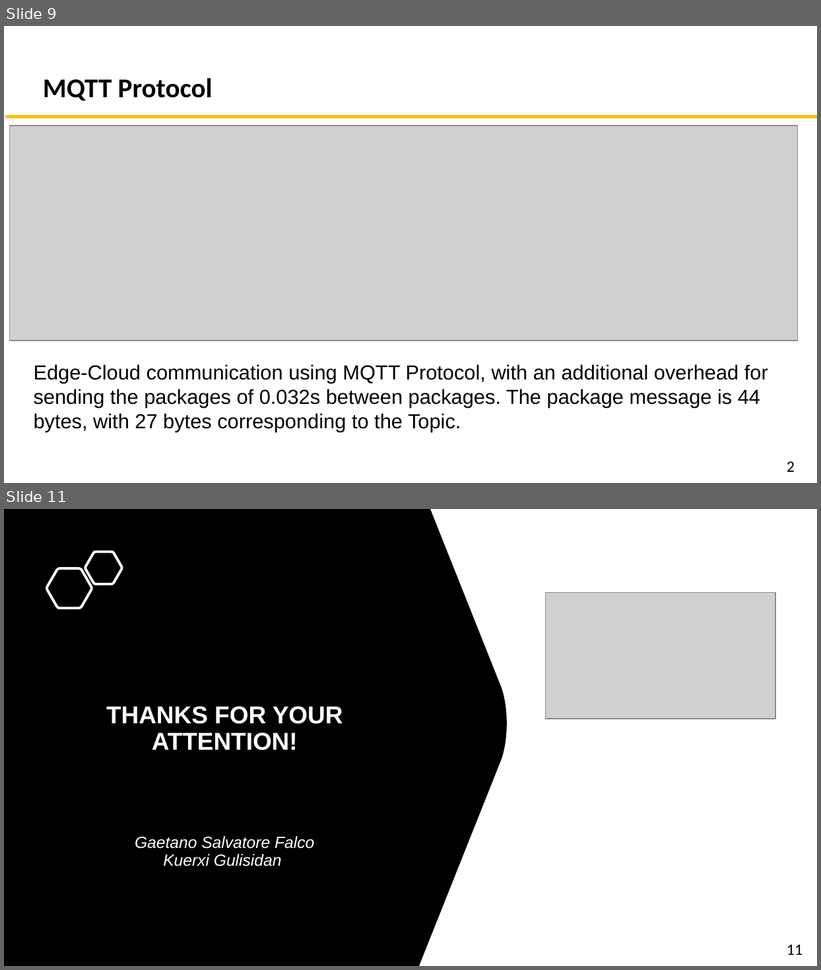
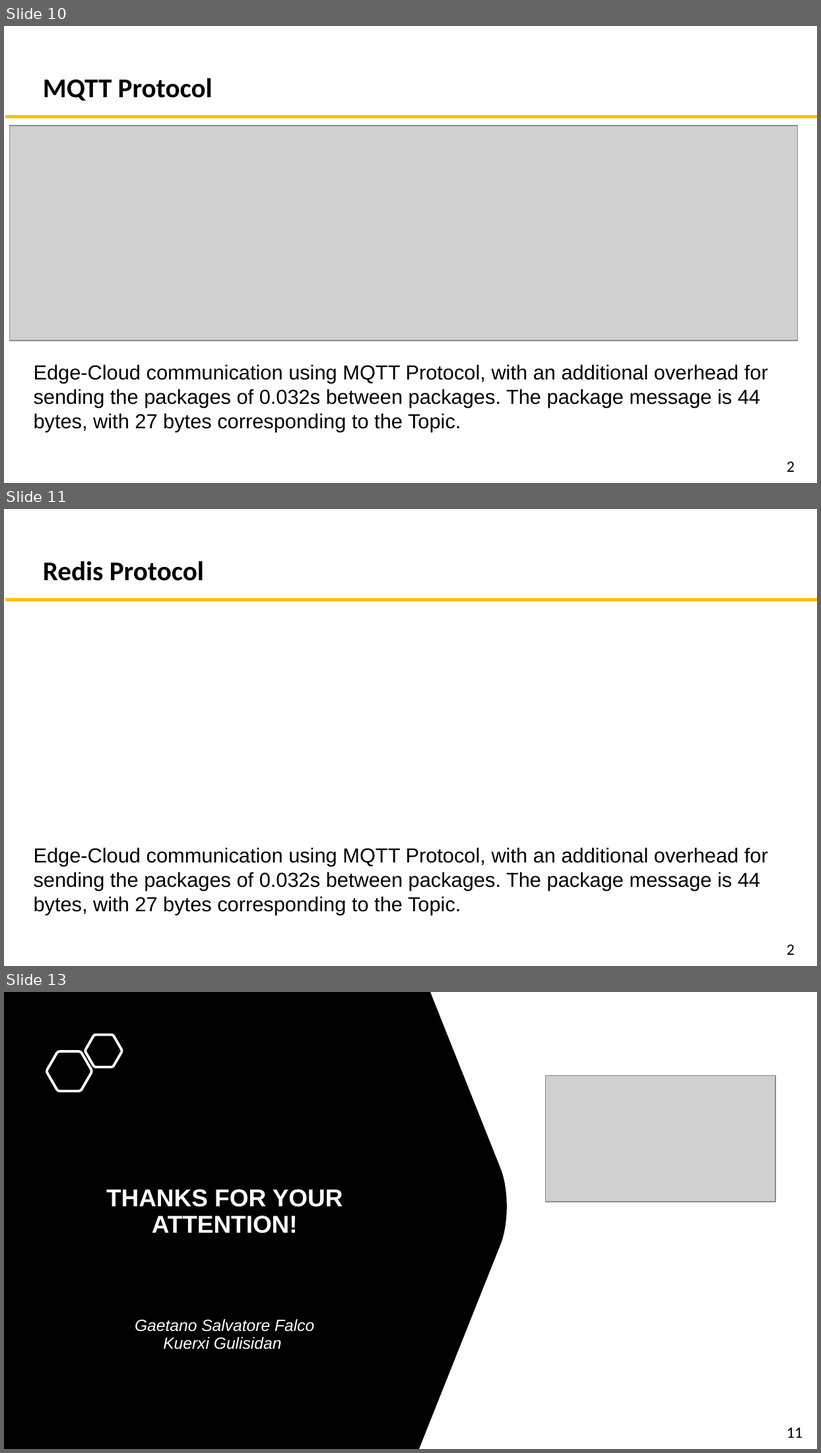
Before and after one commit to chowned/Audio-recognition-for-IOT, a slide deck: Project_Submission/Presentation.pptx. Shown one above the other, each under a label of ours: slides 9 and 11 before the commit, slides 10, 11 and 13 after it; the slides between them are not shown. The pictures are 821x970 and 821x1453 pixels, drawn with LibreOffice and Linux fonts; fonts in the diff are those of the drawing; grey boxes stand for pictures. Boxes give left, top, right and bottom in pixels: in the first picture for what was removed or moved away, otherwise in the second. Text is boxed around its words. In the diff, an @@ line names an element or a change of style, - is before the commit and + after.

Commit message:
Presentation changes

```diff
--- a/Project_Submission/Presentation.pptx
+++ b/Project_Submission/Presentation.pptx
@@ slide 11 added at <box>4,509,817,966</box>, background #FFFFFF @@
@@ text added at <box>43,561,204,581</box>, 24 pt, text #000000, bold @@
+Redis Protocol
@@ line added from (5, 599) to (817, 599), #FFC000 3 pt @@
@@ text added at <box>34,848,768,915</box>, 18 pt, text #000000 @@
+Edge-Cloud communication using MQTT Protocol, with an additional overhead for sending the packages of 0.032s between packages. The package message is 44 bytes, with 27 bytes corresponding to the Topic.
@@ text added at <box>787,945,795,955</box>, 14 pt, text #000000 @@
+2
@@ what was slide 9 is now slide 10 @@
@@ what was slide 11 is now slide 13 @@
```
Also in this commit, not shown: 2 other slides added, 1 slide removed.
